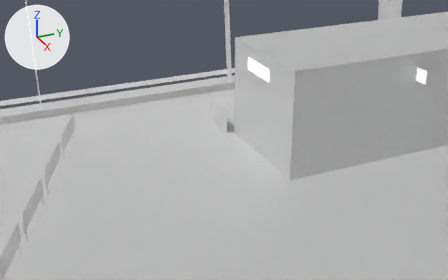
A saved change to the FBX model CreaturesInHeaven/Assets/Props/Airport concourse/L2/AirportConcourse_L2.fbx.
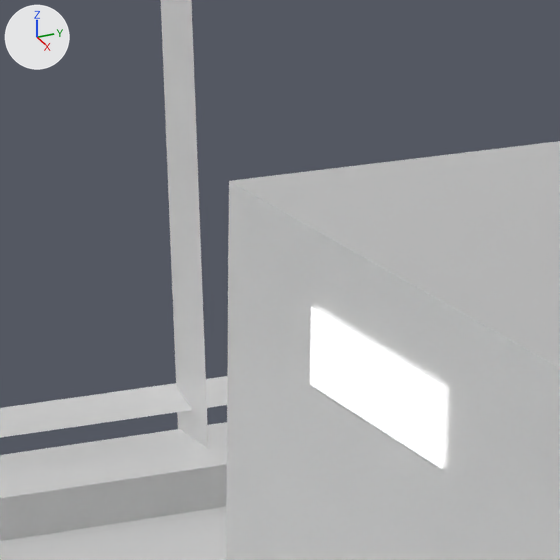
Old and new are each drawn from a camera (50 mm lens) standing at (4.02, 36.26, 19.04) and looking at (-12.33, 43.62, 10.86) and again close up on the part from 44% to 64% of the width and 3% to 35% of the height. The axes (+X, +Y, +Z) are drawn at upper left. The lights are the same throughout. The first two pictures are the older version. Where no turn or scale is listed for an object, it has been applied to the vertices.

In view in the first close-up: 'Sign_Shop', 'floor.003', 'walls', 'wc'.
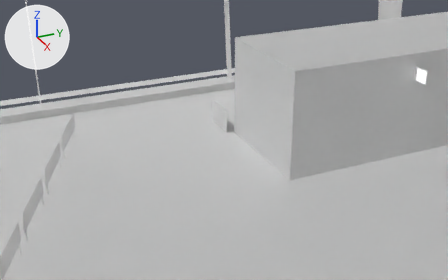
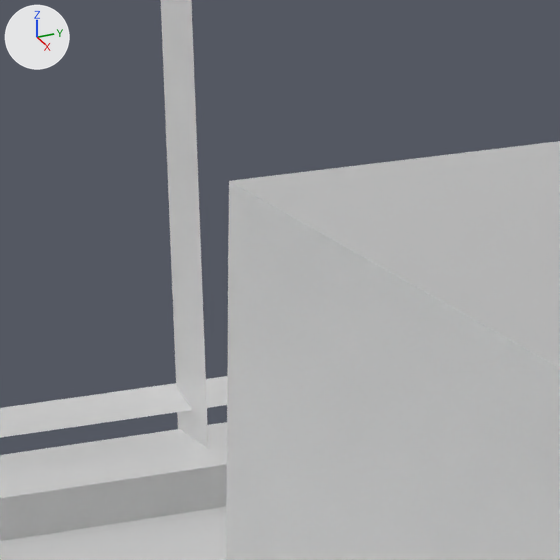
Location of each change, (x1, y1, x2, y2) in pixels of the close-ups (560 x 560 px):
'Sign_Shop', deleted: before (310, 307, 444, 469)

The change, as a list of edits to the scene's bpy script:
```text
Remove ob_sign_shop:
    ob_sign_shop = bpy.data.objects.new('Sign_Shop', me_plane_080)
    ob_sign_shop.location = (-12.733, 44.98, 12.685)
```
